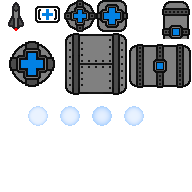
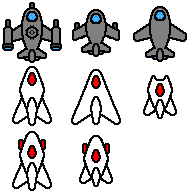
Before/after of a 192 x 192 layered artwork. What changed in the layer stack:
showed "protoships", painted on it over [2, 2, 187, 191]
removed layer "xp_orb_blue.png" over [23, 100, 150, 132]
hid "small elements", painted on it over [8, 0, 191, 150]
